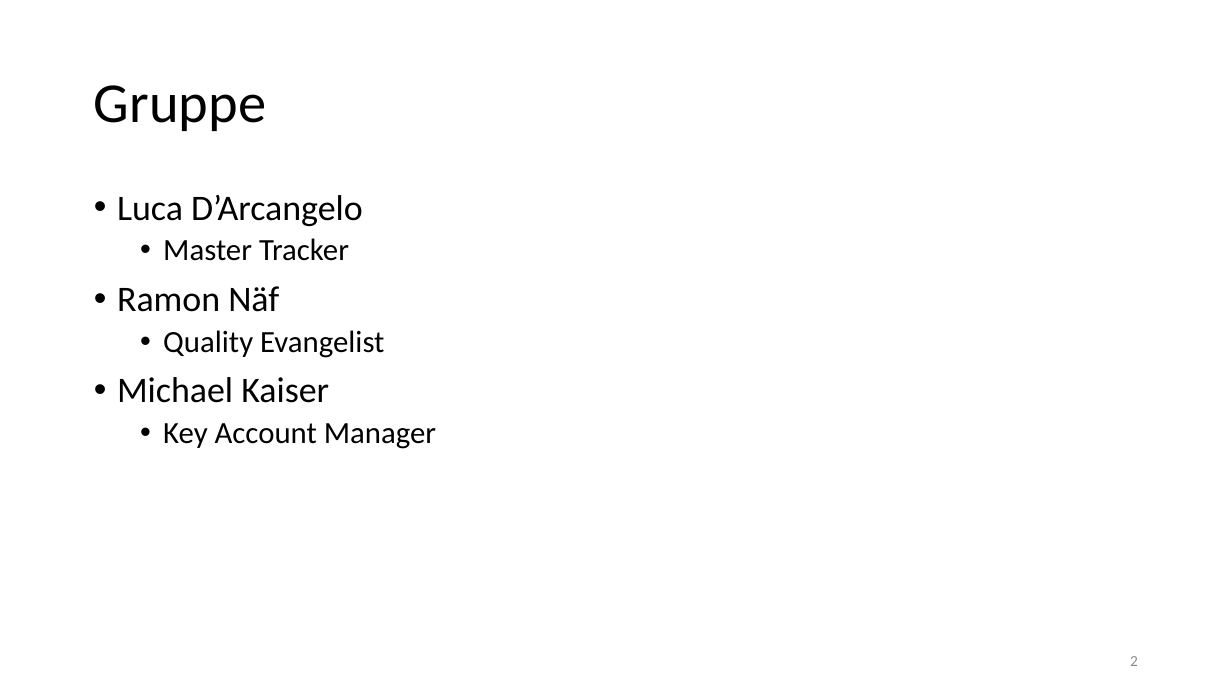
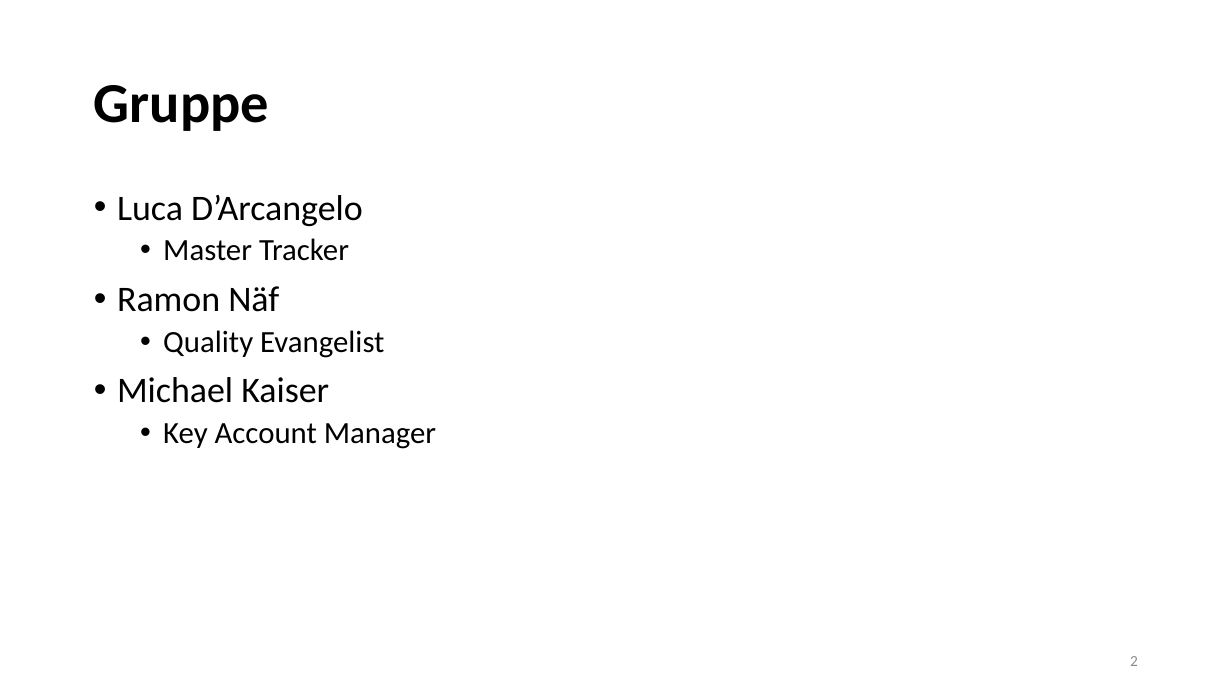
Before and after one commit to ooemperor/PSEGrader-Deliverables, a slide deck: slide 2 of Presentations/Requirements.pptx. Drawn at 1232x693 pixels with LibreOffice and Linux fonts; fonts in the diff are those of the drawing. Boxes give left, top, right and bottom in pixels: in the first picture for what was removed or moved away, otherwise in the second. Text is boxed around its words. In the diff, an @@ line names an element or a change of style, - is before the commit and + after.

```diff
--- a/Presentations/Requirements.pptx
+++ b/Presentations/Requirements.pptx
@@ title "Gruppe" at bbox=[94, 85, 269, 131]: bold on @@
```
Also in this commit, not shown: 10 other slides changed, 2 slides added.
